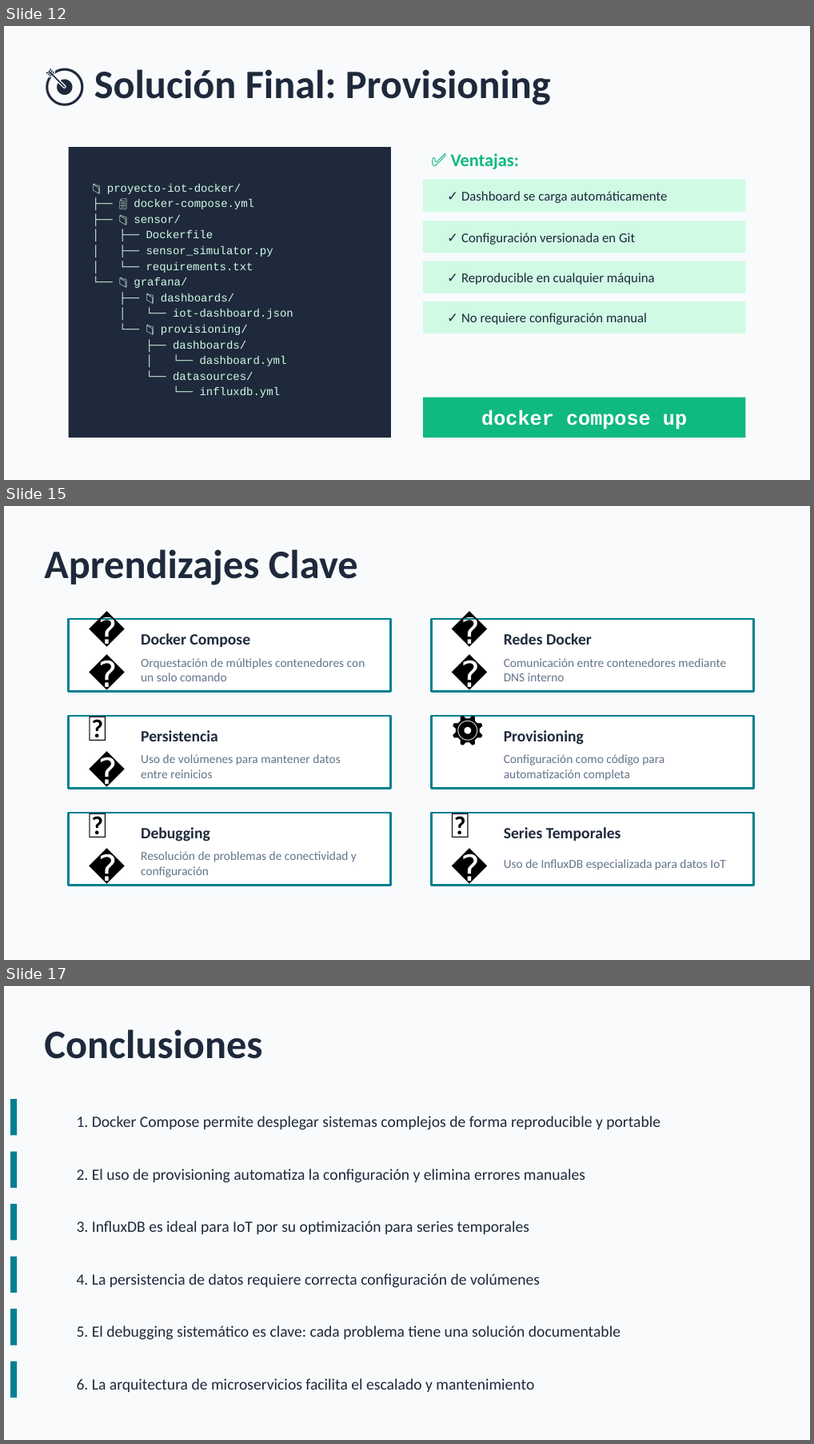
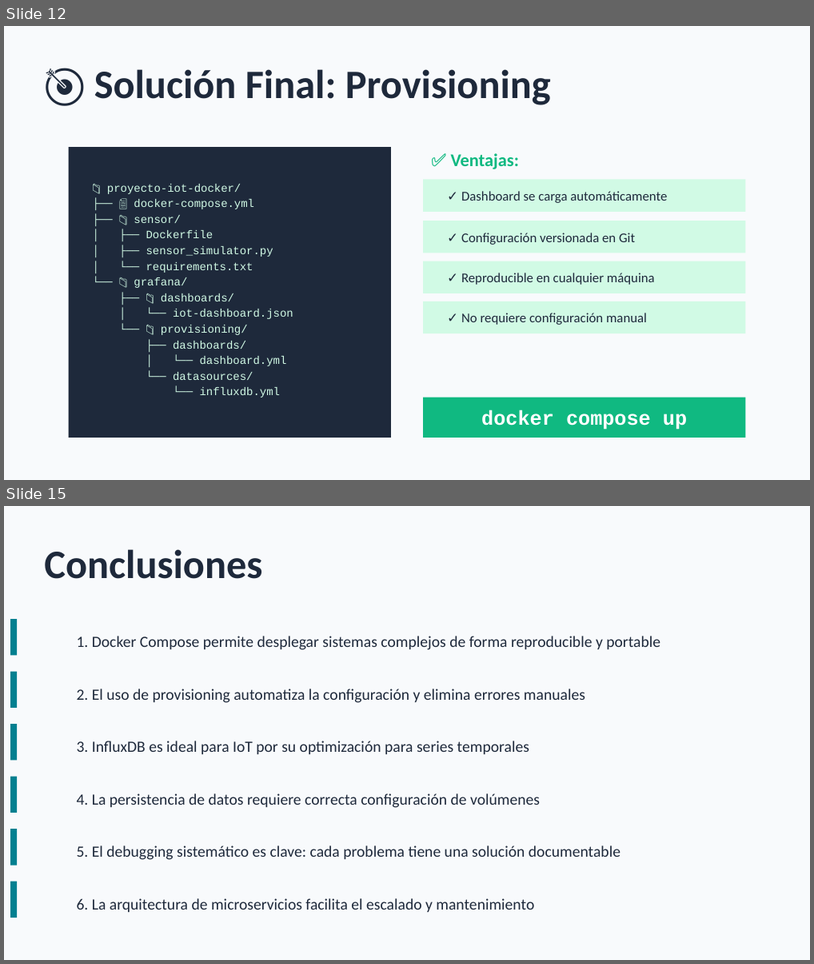
Before and after one commit to Jon8a/proyecto-iot, a slide deck: Presentacion_IoT_Completa.pptx. Shown one above the other, each under a label of ours: slides 12, 15 and 17 before the commit, slides 12 and 15 after it; the slides between them are not shown. The pictures are 814x1444 and 814x964 pixels, drawn with LibreOffice and Linux fonts; fonts in the diff are those of the drawing. Boxes give left, top, right and bottom in pixels: in the first picture for what was removed or moved away, otherwise in the second. Text is boxed around its words. In the diff, an @@ line names an element or a change of style, - is before the commit and + after.

Commit message:
Cambios de la persistencia de el dashboard

```diff
--- a/Presentacion_IoT_Completa.pptx
+++ b/Presentacion_IoT_Completa.pptx
@@ slide 15 removed at box(4, 506, 810, 960), background #F8FAFC @@
@@ text removed at box(44, 549, 358, 585) @@
-Aprendizajes Clave
@@ rectangle removed at box(69, 619, 391, 692) @@
@@ rectangle removed at box(431, 619, 754, 692) @@
@@ text removed at box(81, 631, 121, 672) @@
-🐳
@@ text removed at box(141, 633, 250, 647) @@
-Docker Compose
@@ text removed at box(443, 631, 484, 672) @@
-🌐
@@ text removed at box(504, 633, 592, 644) @@
-Redes Docker
@@ text removed at box(141, 658, 366, 681) @@
-Orquestación de múltiples contenedores con un solo comando
@@ text removed at box(504, 658, 726, 681) @@
-Comunicación entre contenedores mediante DNS interno
@@ rectangle removed at box(69, 716, 391, 788) @@
@@ rectangle removed at box(431, 716, 754, 788) @@
@@ text removed at box(81, 728, 121, 768) @@
-💾
@@ text removed at box(141, 730, 218, 741) @@
-Persistencia
@@ text removed at box(443, 728, 484, 768) @@
-⚙️
@@ text removed at box(504, 730, 584, 744) @@
-Provisioning
@@ text removed at box(141, 754, 341, 778) @@
-Uso de volúmenes para mantener datos entre reinicios
@@ text removed at box(504, 754, 665, 780) @@
-Configuración como código para automatización completa
@@ rectangle removed at box(69, 812, 391, 885) @@
@@ rectangle removed at box(431, 812, 754, 885) @@
@@ text removed at box(81, 824, 121, 865) @@
-🔧
@@ text removed at box(141, 827, 210, 841) @@
-Debugging
@@ text removed at box(443, 824, 484, 865) @@
-📊
@@ text removed at box(504, 827, 622, 840) @@
-Series Temporales
@@ text removed at box(141, 851, 357, 877) @@
-Resolución de problemas de conectividad y configuración
@@ text removed at box(504, 859, 726, 870) @@
-Uso de InfluxDB especializada para datos IoT
@@ what was slide 17 is now slide 15 @@
```
Also in this commit, not shown: 4 slides changed, 1 other slide removed, 4 other files.
